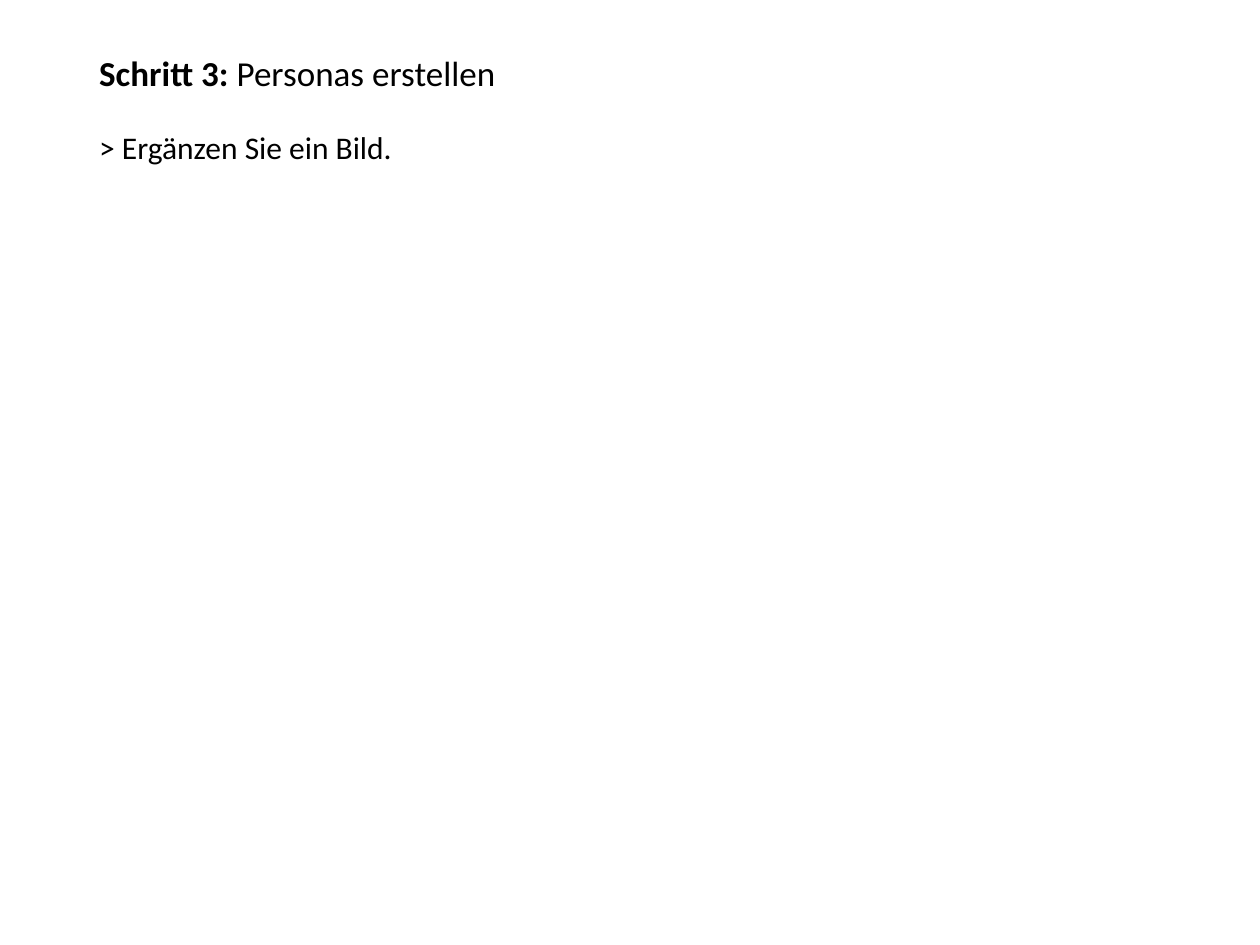
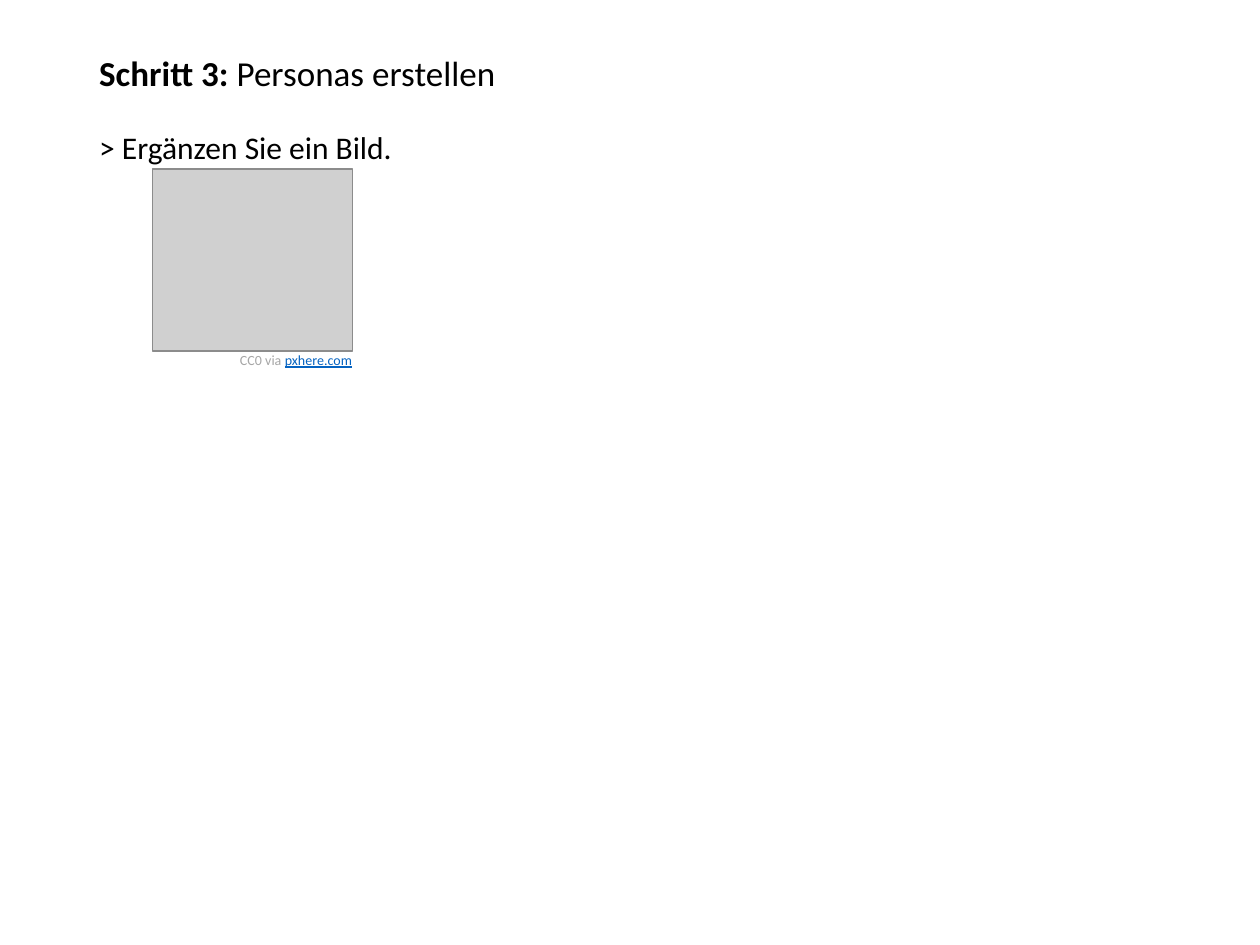
Before and after one commit to Lernraum-Toolkit/Lernraum-Toolkit.github.io, a slide deck: slide 19 of docs/00_Tools/07_07_DE_Persona_Creation_Workshop.pptx. Drawn at 1260x945 pixels with LibreOffice and Linux fonts; fonts in the diff are those of the drawing; grey boxes stand for pictures; background and template pictures are left out. Boxes give left, top, right and bottom in pixels: in the first picture for what was removed or moved away, otherwise in the second. Text is boxed around its words. In the diff, an @@ line names an element or a change of style, - is before the commit and + after.

```diff
--- a/docs/00_Tools/07_07_DE_Persona_Creation_Workshop.pptx
+++ b/docs/00_Tools/07_07_DE_Persona_Creation_Workshop.pptx
@@ picture added at bbox=[152, 169, 353, 350] @@
@@ text added at bbox=[240, 355, 352, 368], 8 pt, text #0563C1, underline @@
+CC0 via pxhere.com
```
Also in this commit, not shown: 1 other slide changed, 20 other files.
